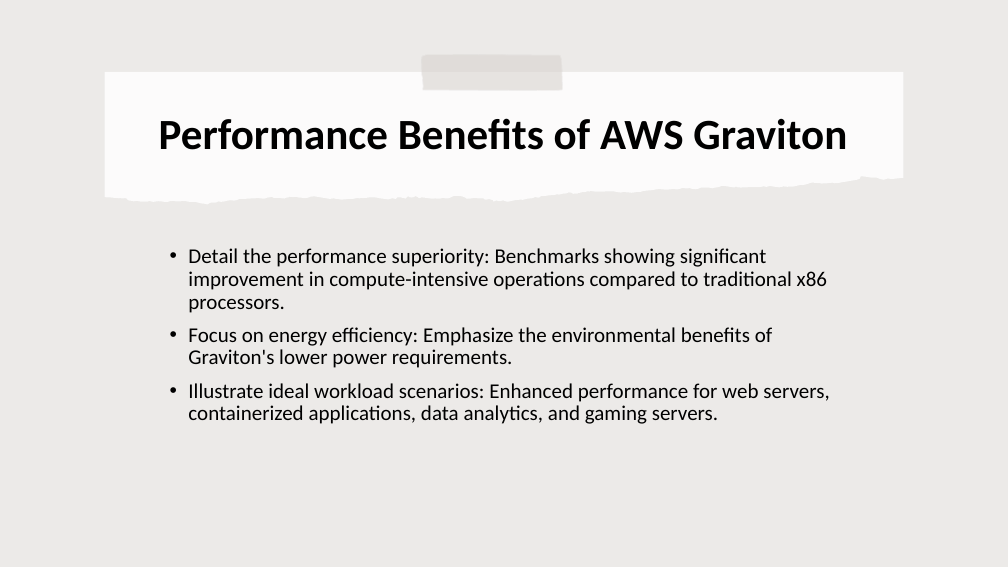
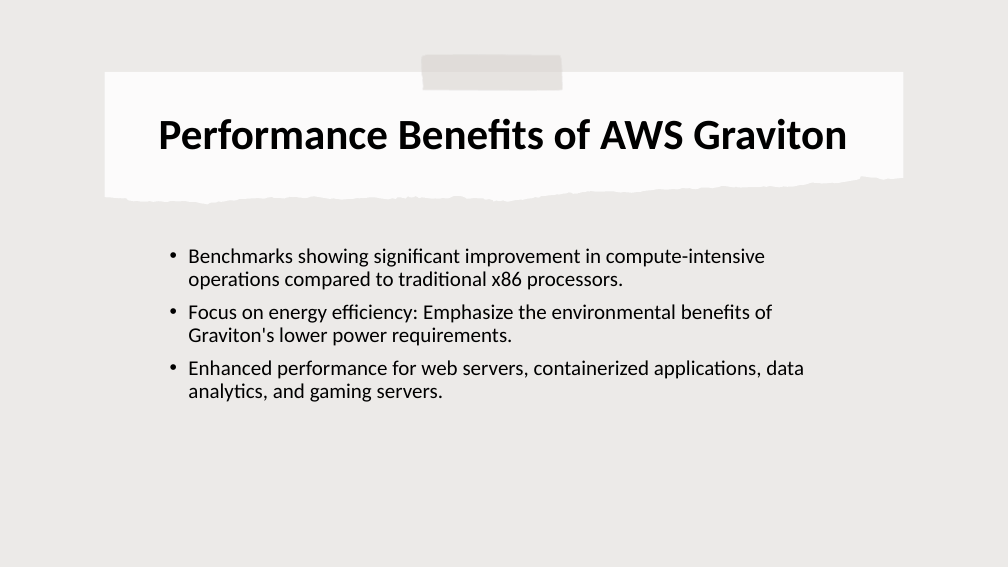
Before and after one commit to IlyaChakun/aws-iba-courses, a slide deck: slide 7 of lecture-materials/Compute/aws_graviton_processor/AWS_Graviton_Processors.pptx. Drawn at 1008x567 pixels with LibreOffice and Linux fonts; fonts in the diff are those of the drawing. Boxes give left, top, right and bottom in pixels: in the first picture for what was removed or moved away, otherwise in the second. Text is boxed around its words. In the diff, an @@ line names an element or a change of style, - is before the commit and + after.

```diff
--- a/lecture-materials/Compute/aws_graviton_processor/AWS_Graviton_Processors.pptx
+++ b/lecture-materials/Compute/aws_graviton_processor/AWS_Graviton_Processors.pptx
@@ text at (188,248,765,290): text changed @@
-• Detail the performance superiority: Benchmarks showing significant improvement in compute-intensive operations compared to traditional x86 processors.
+• Benchmarks showing significant improvement in compute-intensive operations compared to traditional x86 processors.
@@ text at (188,360,804,402): text changed @@
-• Illustrate ideal workload scenarios: Enhanced performance for web servers, containerized applications, data analytics, and gaming servers.
+• Enhanced performance for web servers, containerized applications, data analytics, and gaming servers.
```
Also in this commit, not shown: 1 other slide changed, 1 slide removed, 9 other files.
